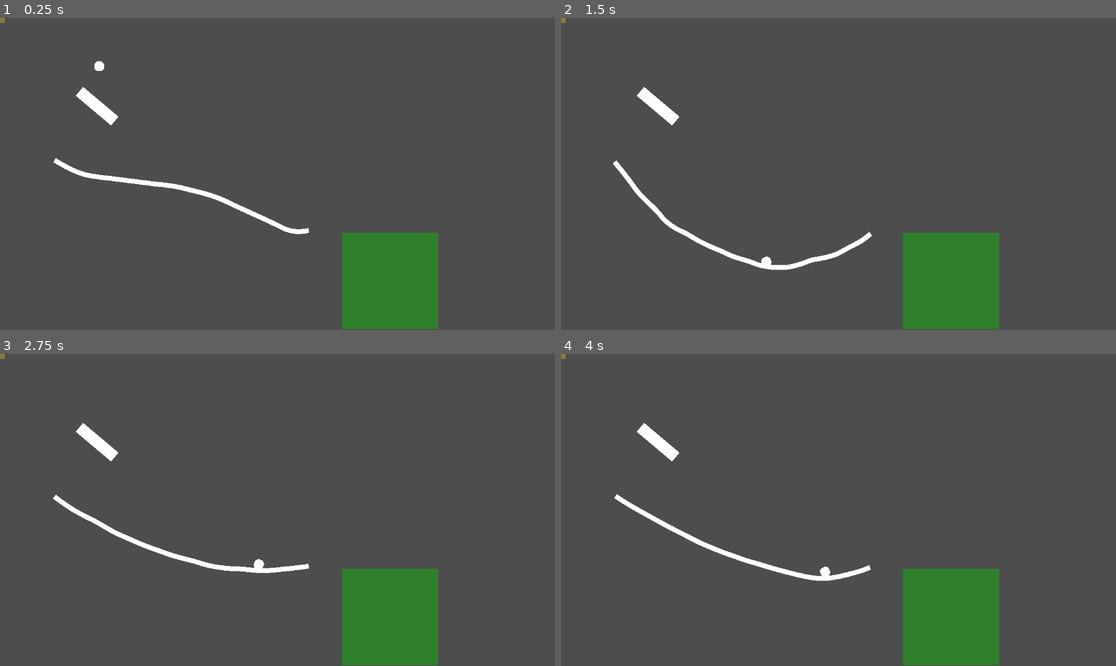
Above: before the commit, frames 1-4 (two rows, left to right).
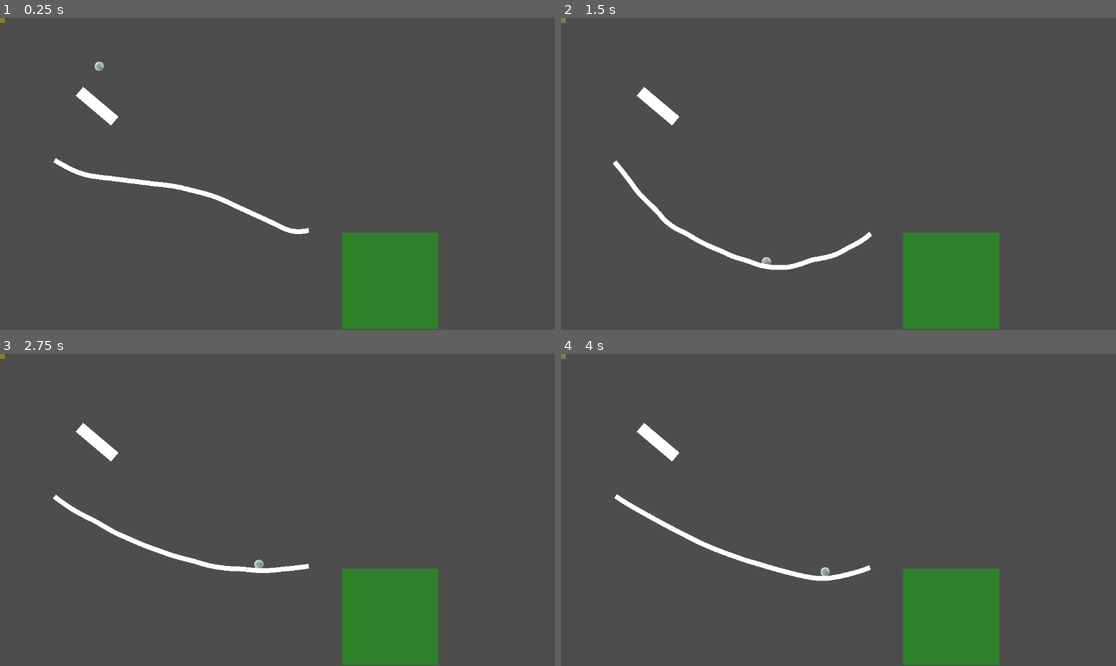
Above: after the commit, the same moments.

Repository: lechaosx/jam-at-fit-vol-2
Game: Godot game, scene res://game.tscn
Same seed, same stepped clock (60 frames per second), same inputs: the game is played once before the commit and once after it.
Inputs:
- Up to frame 1 (0.25 s): no input
- Up to frame 2 (1.5 s): no input
- Up to frame 3 (2.75 s): no input
- Up to frame 4 (4 s): no input

The runs differ from the first frame. In frame 1, less than 0.1% of the frame differs, in the area x 17-19%, y 13-17%; in frame 2, less than 0.1%; in frame 3, less than 0.1%; in frame 4, less than 0.1%.

Commit message:
Add marble assets, rename small ball to marble.

Diff:
--- a/godot/ball.tscn
+++ /dev/null
@@ -1,21 +0,0 @@
-[gd_scene load_steps=3 format=3 uid="uid://b0t6hh2jmsrdr"]
-
-[sub_resource type="PhysicsMaterial" id="PhysicsMaterial_cbx31"]
-bounce = 0.5
-
-[sub_resource type="CircleShape2D" id="CircleShape2D_cbx31"]
-radius = 2.0
-
-[node name="Ball" type="RigidBody2D"]
-collision_layer = 129
-physics_material_override = SubResource("PhysicsMaterial_cbx31")
-
-[node name="Sprite_haha_xD" type="Polygon2D" parent="."]
-position = Vector2(-40, -20)
-scale = Vector2(5, 5)
-texture_scale = Vector2(5, 5)
-polygon = PackedVector2Array(7, 6, 6, 5, 6, 3, 7, 2, 9, 2, 10, 3, 10, 5, 9, 6)
-
-[node name="CollisionShape2D" type="CollisionShape2D" parent="."]
-scale = Vector2(5, 5)
-shape = SubResource("CircleShape2D_cbx31")
--- /dev/null
+++ b/godot/marble.tscn
@@ -0,0 +1,28 @@
+[gd_scene load_steps=6 format=3 uid="uid://b0t6hh2jmsrdr"]
+
+[ext_resource type="Texture2D" uid="uid://b8gop2u4bkjx8" path="res://assets/marble_albedo.png" id="1_60n0y"]
+[ext_resource type="Texture2D" uid="uid://c75hg6nt64p5e" path="res://assets/marble_shading.png" id="2_f37sn"]
+[ext_resource type="Script" uid="uid://b51sylt5qipct" path="res://static_rotation.gd" id="3_76m5q"]
+
+[sub_resource type="PhysicsMaterial" id="PhysicsMaterial_cbx31"]
+bounce = 0.5
+
+[sub_resource type="CircleShape2D" id="CircleShape2D_cbx31"]
+radius = 2.0
+
+[node name="Marble" type="RigidBody2D"]
+collision_layer = 129
+physics_material_override = SubResource("PhysicsMaterial_cbx31")
+
+[node name="Sprite2D" type="Sprite2D" parent="."]
+scale = Vector2(0.15, 0.15)
+texture = ExtResource("1_60n0y")
+
+[node name="Sprite2D2" type="Sprite2D" parent="."]
+scale = Vector2(0.15, 0.15)
+texture = ExtResource("2_f37sn")
+script = ExtResource("3_76m5q")
+
+[node name="CollisionShape2D" type="CollisionShape2D" parent="."]
+scale = Vector2(5, 5)
+shape = SubResource("CircleShape2D_cbx31")
--- /dev/null
+++ b/godot/static_rotation.gd
@@ -0,0 +1,9 @@
+extends Node2D
+
+var _parent: Node2D
+
+func _ready() -> void:
+	_parent = get_parent()
+
+func _process(_delta: float) -> void:
+	rotation = -_parent.transform.get_rotation()
--- a/godot/world.tscn
+++ b/godot/world.tscn
@@ -1,7 +1,7 @@
 [gd_scene load_steps=9 format=3 uid="uid://xsklbsg58dkb"]
 
 [ext_resource type="Script" uid="uid://c6mx6sdtpkoyd" path="res://world.gd" id="1_tlwt5"]
-[ext_resource type="PackedScene" uid="uid://b0t6hh2jmsrdr" path="res://ball.tscn" id="2_aqk2v"]
+[ext_resource type="PackedScene" uid="uid://b0t6hh2jmsrdr" path="res://marble.tscn" id="2_aqk2v"]
 [ext_resource type="PackedScene" uid="uid://bqa5lhjbjxeho" path="res://obstacles/long.tscn" id="3_036b0"]
 [ext_resource type="PackedScene" uid="uid://b3ncero04lpxp" path="res://targets/final_target.tscn" id="4_aqk2v"]
 [ext_resource type="PackedScene" uid="uid://75s0i21ku1sy" path="res://targets/checkpoint_target.tscn" id="5_036b0"]
@@ -15,7 +15,7 @@
 [node name="World" type="Node"]
 script = ExtResource("1_tlwt5")
 
-[node name="Ball" parent="." instance=ExtResource("2_aqk2v")]
+[node name="Marble" parent="." instance=ExtResource("2_aqk2v")]
 position = Vector2(206, 72)
 
 [node name="Long" parent="." instance=ExtResource("3_036b0")]
@@ -48,10 +48,10 @@
 [node name="FinalTarget" parent="Targets" node_paths=PackedStringArray("associatedBall") instance=ExtResource("4_aqk2v")]
 position = Vector2(810, 546)
 scale = Vector2(10, 10)
-associatedBall = NodePath("../../Ball")
+associatedBall = NodePath("../../Marble")
 
 [node name="CheckpointTarget" parent="Targets" node_paths=PackedStringArray("associatedBall") instance=ExtResource("5_036b0")]
-associatedBall = NodePath("../../Ball")
+associatedBall = NodePath("../../Marble")
 
 [node name="Rope" parent="." node_paths=PackedStringArray("attach_body_a", "attach_body_b") instance=ExtResource("6_dwbse")]
 position = Vector2(-390, 175)
Binary file added: godot/assets/marble_albedo.png
Not shown, added: godot/assets/marble_albedo.png.import
Binary file added: godot/assets/marble_shading.png
Not shown, added: godot/assets/marble_shading.png.import
Not shown, added: godot/static_rotation.gd.uid
